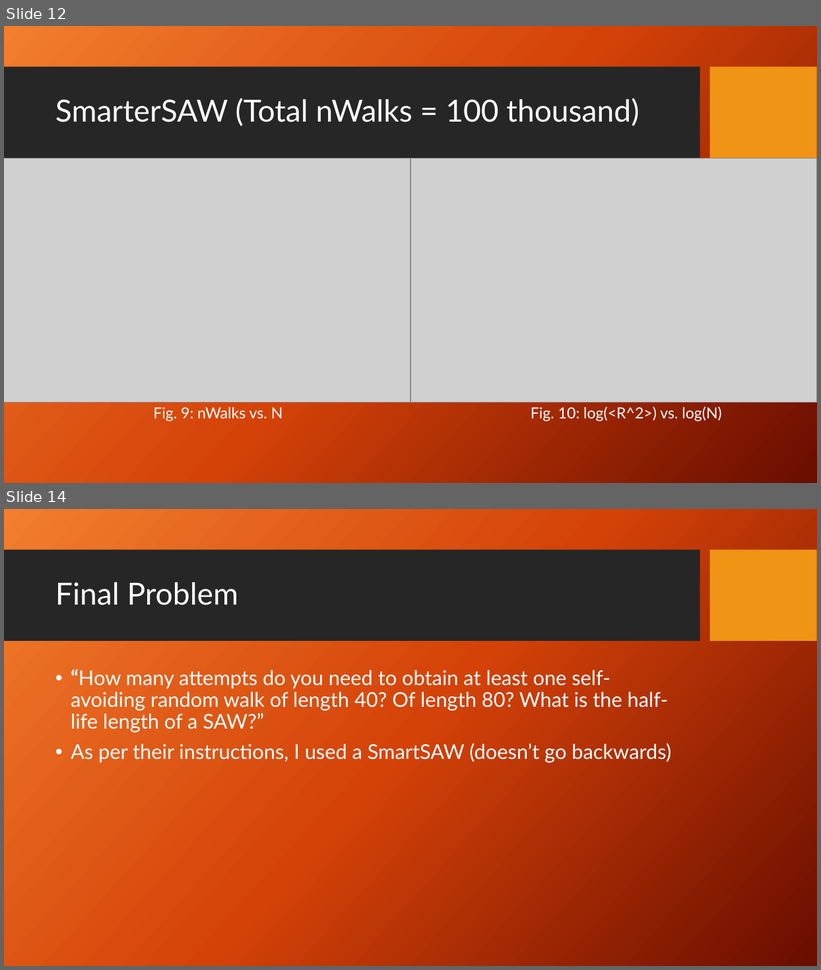
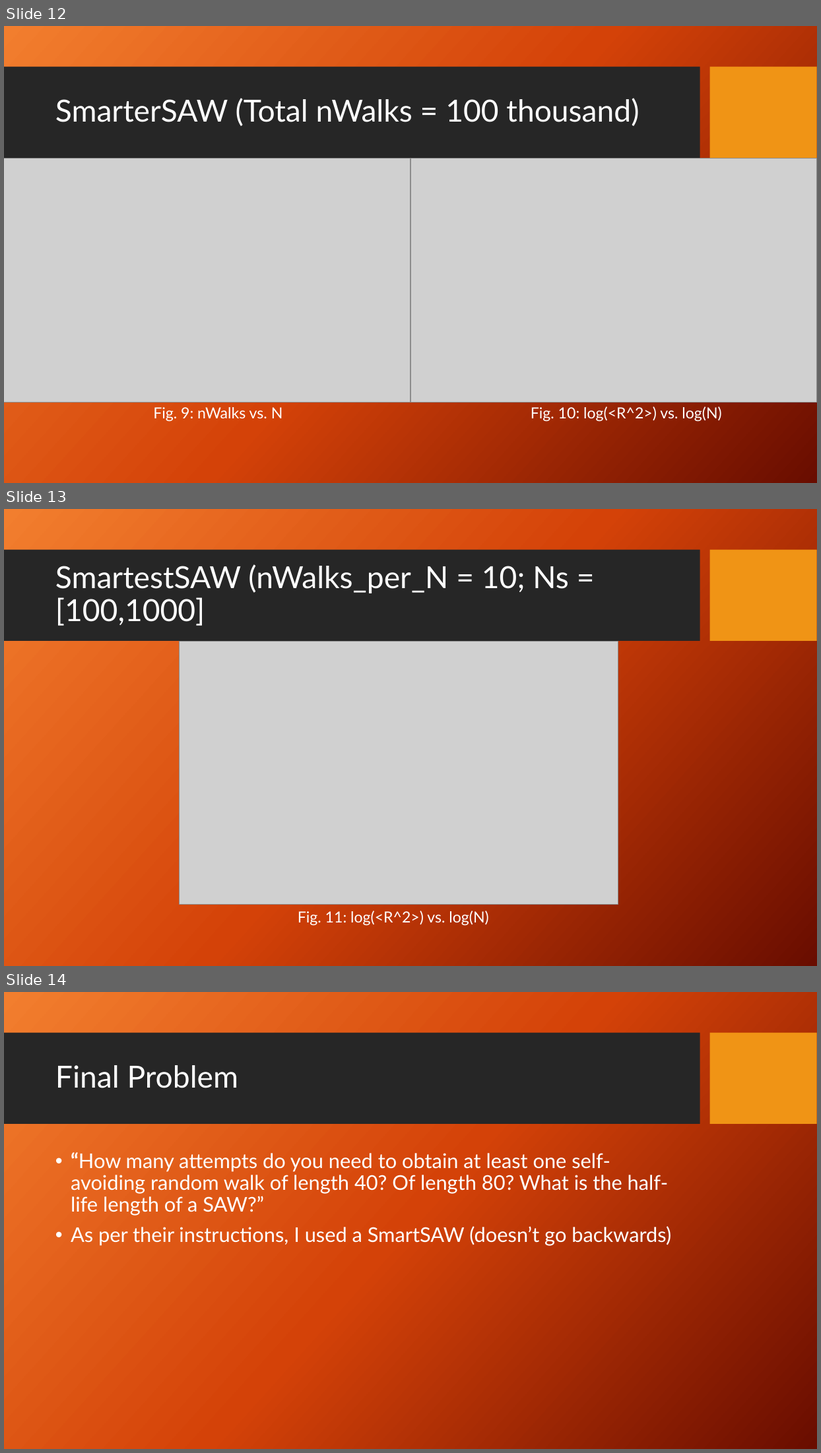
Before and after one commit to palmerjh/thermo_final, a slide deck: SAW.pptx. Shown one above the other, each under a label of ours: slides 12 and 14 before the commit, slides 12, 13 and 14 after it; the slides between them are not shown. The pictures are 821x970 and 821x1453 pixels, drawn with LibreOffice and Linux fonts; fonts in the diff are those of the drawing; grey boxes stand for pictures; background and template pictures are left out. Boxes give left, top, right and bottom in pixels: in the first picture for what was removed or moved away, otherwise in the second. Text is boxed around its words. In the diff, an @@ line names an element or a change of style, - is before the commit and + after.

```diff
--- a/SAW.pptx
+++ b/SAW.pptx
@@ slide 13 added at box(4, 509, 817, 966), background picture (left out); not listed: 2 template elements that a slide beside it also shows @@
@@ title added at box(55, 564, 569, 626), 36 pt, text #FFFFFF @@
+SmartestSAW (nWalks_per_N = 10; Ns = [100,1000]
@@ picture added at box(180, 642, 618, 905) @@
@@ text added at box(298, 911, 488, 926), 18 pt, text #FFFFFF @@
+Fig. 11: log(<R^2>) vs. log(N)
```
Also in this commit, not shown: 1 slide changed, 1 slide removed, 7 other files.
